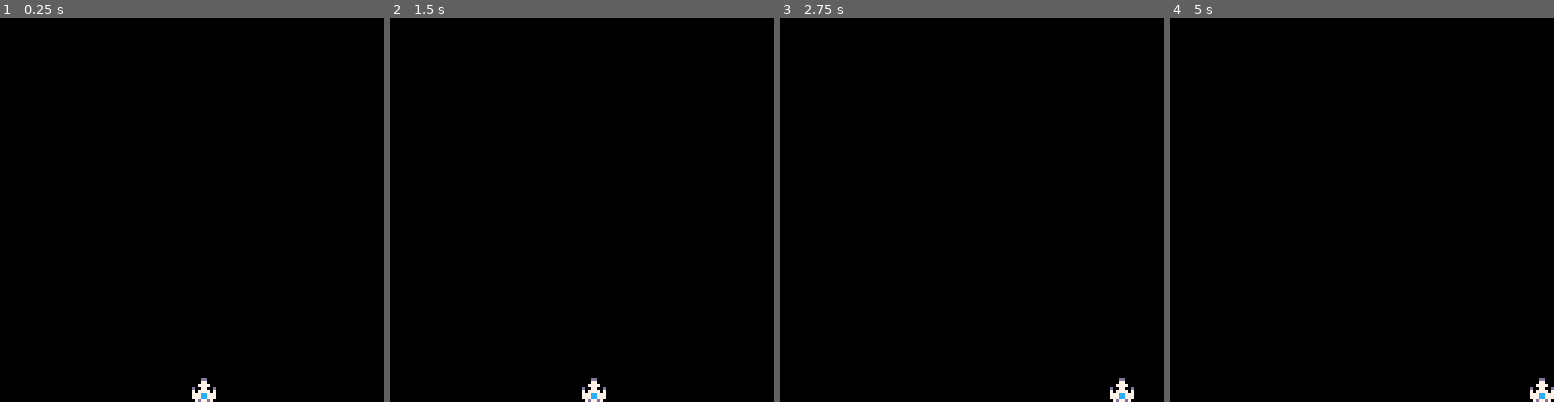
Above: before the commit, frames 1-4 (left to right).
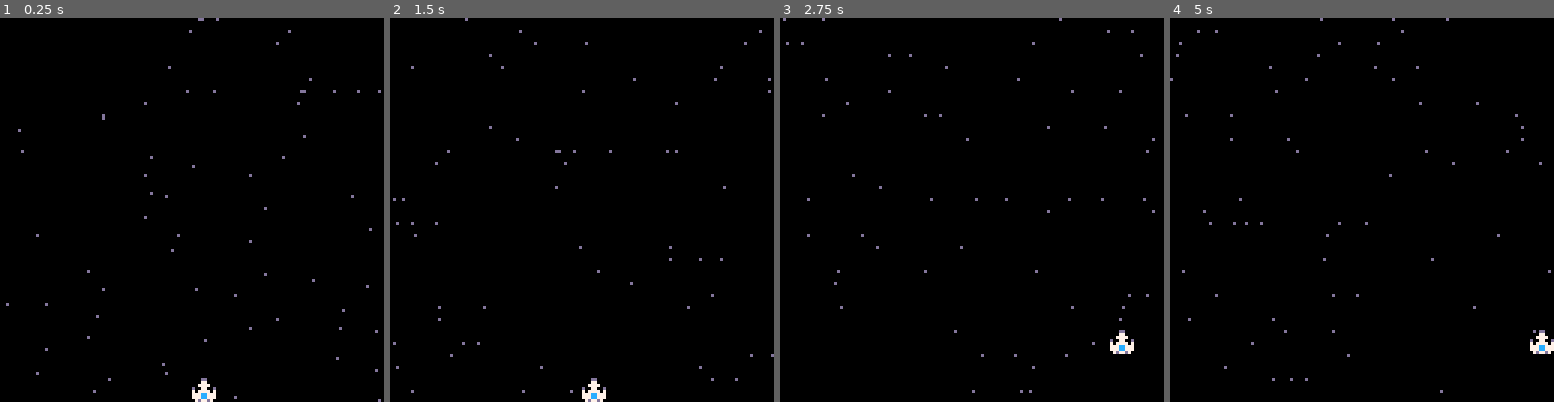
Above: after the commit, the same moments.

Repository: DioMuller/pico-8
Game: PICO-8 cartridge spaceship.p8
Two runs of this game, one before a commit and one after it. Both use one fixed random seed, a clock stepped at 60 frames per second and the inputs below.
Inputs:
- Up to frame 1 (0.25 s): no input
- Up to frame 2 (1.5 s): no input
- Up to frame 3 (2.75 s): hold Right 1.6-2.1 s; hold Up 2.15-2.42 s; hold Right from 2.47 s (still down)
- Up to frame 4 (5 s): release Right at 3.03 s; hold Left 3.08-3.58 s; hold Down 3.63-3.97 s; hold Right 4.02-4.68 s; hold Up from 4.73 s (still down)

The runs differ from the first frame. In frame 1, 0.4% of the frame differs, in the area x 1-100%, y 0-100%; in frame 2, 0.4%; in frame 3, 0.9%; in frame 4, 0.9%, in the area x 0-100%, y 0-100%.

Commit message:
Added 2D movement and background to Spaceship game.

Diff:
--- a/spaceship.p8
+++ b/spaceship.p8
@@ -6,27 +6,56 @@
 -------------------
 
 -- player
-player = {
+local player = {
 	x = 0,
 	y = 0,
 	speed = 0
 }
 
+-- background
+local stars = {}
+local star_count = 64
+local star_speed = 4
+
 -------------------
 -- game lifetime
 -------------------
 function _init()
+	-- init player
 	player.x = 64
 	player.y = 120
 	player.speed = 2
+
+	-- init background
+	for i=1,star_count do
+		add(stars, {x=rnd(128),y=rnd(128)})
+	end
 end
 
 function _update()
+	-- player
 	update_player()
+
+	-- background
+	for star in all(stars) do
+		star.y += star_speed
+
+		if star.y > 128 then
+			star.y = 0
+			star.x = rnd(128)
+		end
+	end
 end
 
 function _draw()
 	cls()
+
+	-- background
+	for star in all(stars) do
+		pset(star.x, star.y,13)
+	end
+
+	-- player
 	spr(1, player.x, player.y)
 end
 
@@ -41,7 +70,20 @@
 	if btn(1) and player.x < 120 then
 		player.x += player.speed
 	end
+
+	if btn(2) and player.y > 0 then
+		player.y -= player.speed
+	end
+
+	if btn(3) and player.y < 120 then
+		player.y += player.speed
+	end
 end
+
+function update_background()
+
+end
+
 __gfx__
 00000000000dd0000000000000000000000000000000000000000000000000000000000000000000000000000000000000000000000000000000000000000000
 00000000000770000000000000000000000000000000000000000000000000000000000000000000000000000000000000000000000000000000000000000000
